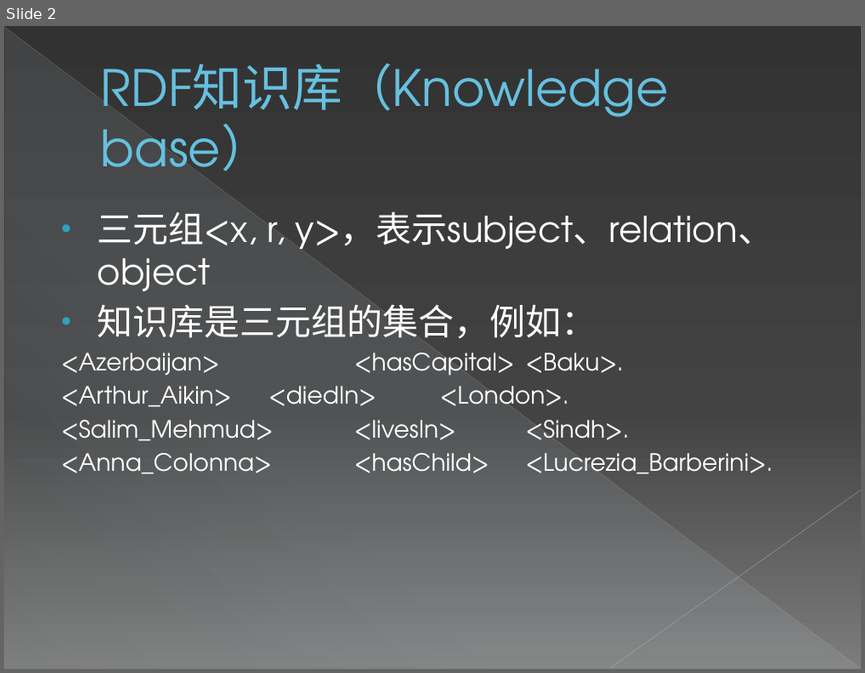
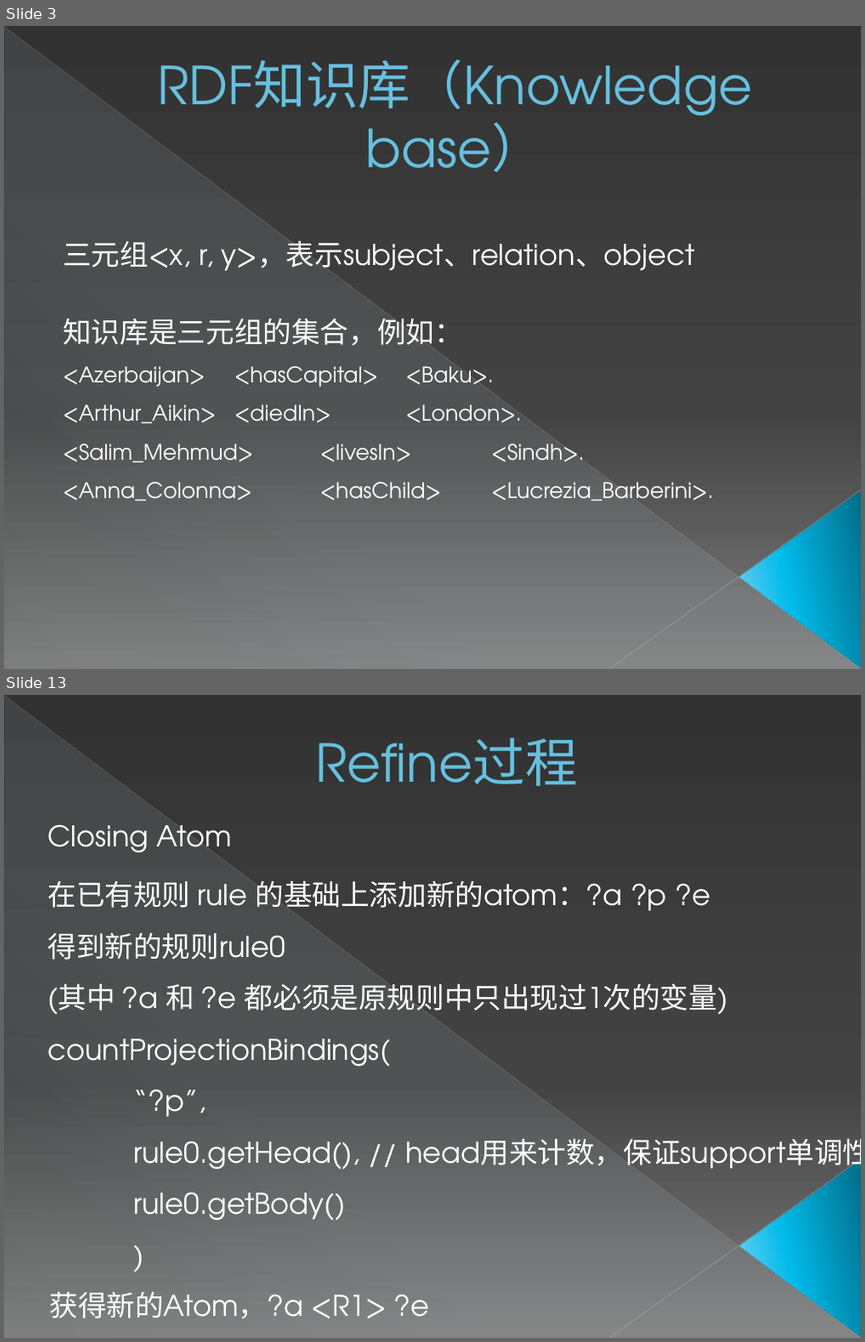
Before and after one commit to zxlzr/RuleMiner, a slide deck: 毕设答辩.pptx. Shown one above the other, each under a label of ours: slide 2 before the commit, slides 3 and 13 after it; the slides between them are not shown. The pictures are 865x673 and 865x1342 pixels, drawn with LibreOffice and Linux fonts; fonts in the diff are those of the drawing. Boxes give left, top, right and bottom in pixels: in the first picture for what was removed or moved away, otherwise in the second. Text is boxed around its words. In the diff, an @@ line names an element or a change of style, - is before the commit and + after.

```diff
--- a/毕设答辩.pptx
+++ b/毕设答辩.pptx
@@ slide 13 added at [4, 695, 861, 1338], background gradient #333333 to #444444 to #7D7D7D; not listed: 4 template elements that a slide beside it also shows @@
@@ text added at [316, 737, 578, 786], 44 pt, text #66C0E0 @@
+Refine过程
@@ text added at [48, 824, 232, 852], 24 pt, text #FFFFFF @@
+Closing Atom
@@ text added at [48, 880, 861, 1220], 24 pt, text #FFFFFF @@
+在已有规则 rule 的基础上添加新的atom：?a ?p ?e
+得到新的规则rule0
+(其中 ?a 和 ?e 都必须是原规则中只出现过1次的变量) countProjectionBindings(
+“?p”,
+rule0.getHead(), // head用来计数，保证support单调性
+rule0.getBody()
+)
@@ text added at [49, 1292, 430, 1319], 24 pt, text #FFFFFF @@
+获得新的Atom，?a <R1> ?e
@@ what was slide 2 is now slide 3 @@
@@ slide 3 changed as well @@
@@ text "RDF知识库（Knowledge base）" at [157, 59, 752, 172]: size 42 to 44 pt; alignment left to centre; vertical alignment middle to bottom @@
@@ text "三元组<x, r, y>，表示subject、relation、object": place and size @@
-text "三元组<x, r, y>，表示subject、relation、object" at [61, 211, 773, 474]
+text "三元组<x, r, y>，表示subject、relation、object" at [63, 240, 713, 500]
@@ text "三元组<x, r, y>，表示subject、relation、object" at [63, 240, 713, 500]: size 30 to 24 pt in "三元组<x, r, y>，表示subject、relation、object", "知识库是三元组的集合，例如："; size 20 to 18 pt in "<Azerbaijan> <hasCapital> <Baku>.", "<Arthur_Aikin> <diedIn> <London>.", "<Salim_Mehmud> <livesIn> <Sindh>.", "<Anna_Colonna> <hasChild> <Lucrezia_Barberini>."; bullet • to none; less space between paragraphs; line spacing 1 to 1.5; indent changed @@
@@ triangle added at [739, 491, 861, 668], fill gradient #036E89 to #01BCEB to #7CD1F2 @@
```
Also in this commit, not shown: 3 other slides changed, 18 other slides added.
